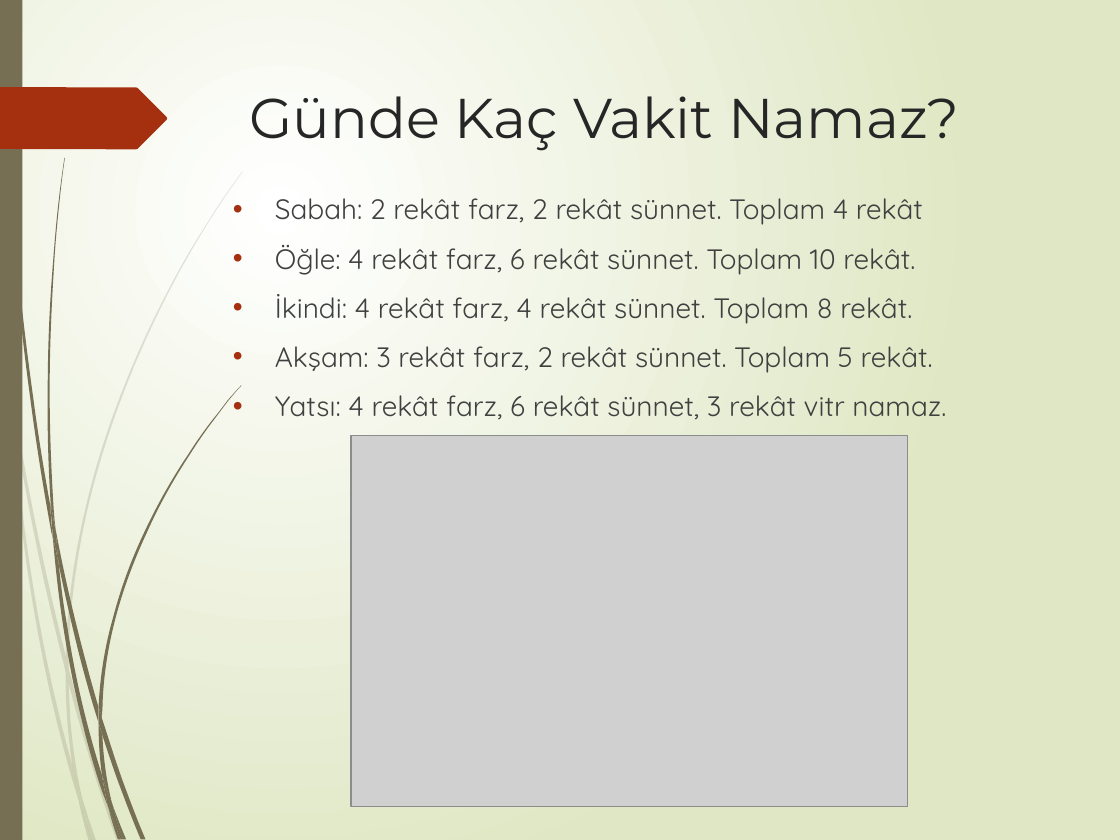
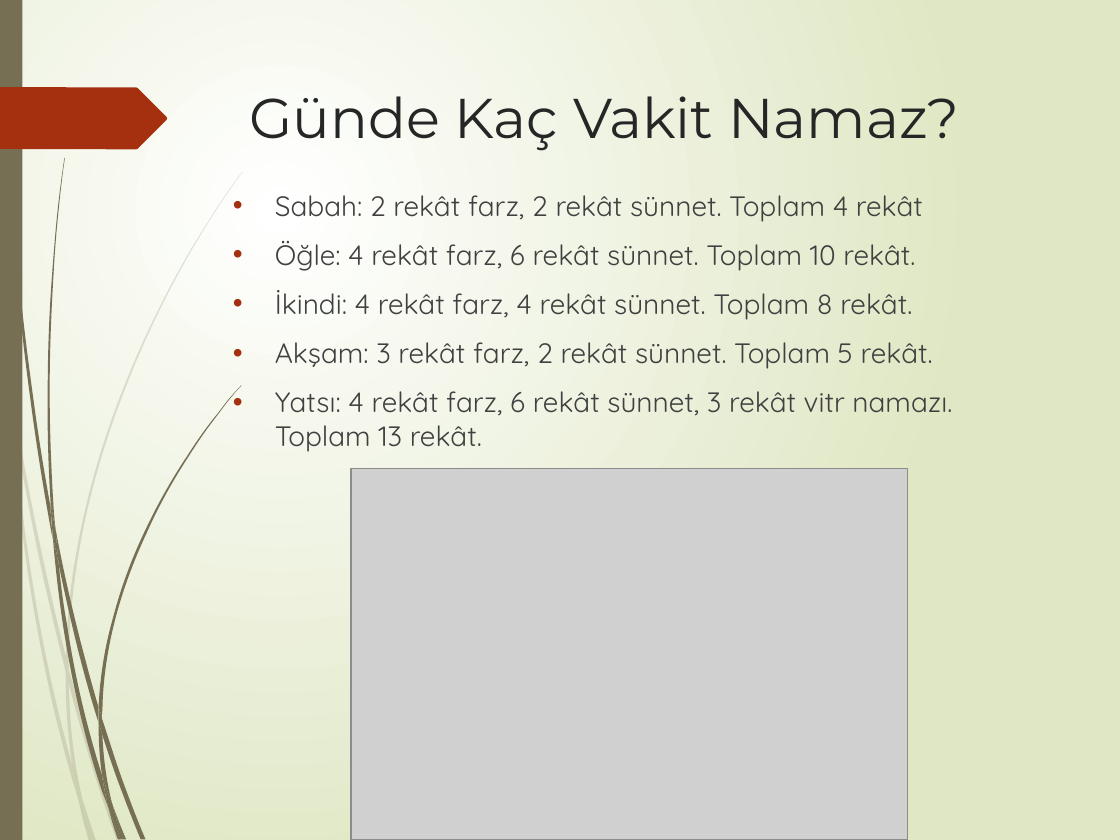
Before and after one commit to msakkaya06/msakkaya, a slide deck: slide 3 of namaz/Namaz_Sunumu.pptx. Drawn at 1120x840 pixels with LibreOffice and Linux fonts; fonts in the diff are those of the drawing; grey boxes stand for pictures. Boxes give left, top, right and bottom in pixels: in the first picture for what was removed or moved away, otherwise in the second. Text is boxed around its words. In the diff, an @@ line names an element or a change of style, - is before the commit and + after.

```diff
--- a/namaz/Namaz_Sunumu.pptx
+++ b/namaz/Namaz_Sunumu.pptx
@@ text at bbox=[275, 391, 952, 452]: text changed @@
-• Yatsı: 4 rekât farz, 6 rekât sünnet, 3 rekât vitr namaz.
+• Yatsı: 4 rekât farz, 6 rekât sünnet, 3 rekât vitr namazı. Toplam 13 rekât.
@@ picture: place and size @@
-picture at bbox=[351, 435, 907, 806]
+picture at bbox=[351, 468, 907, 840]
```
Also in this commit, not shown: 9 other slides changed, 20 other files.
